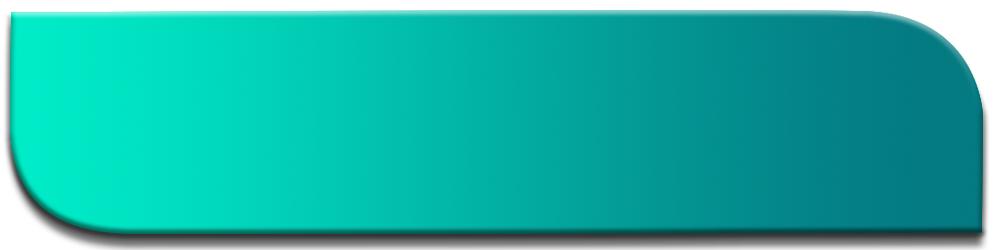
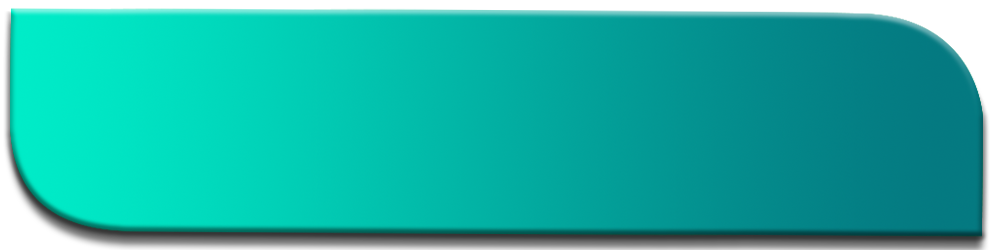
Two versions of the same layered image (1000x250). Layer-by-layer changes:
painted on "Shape 1" over bbox(10, 7, 983, 237)
